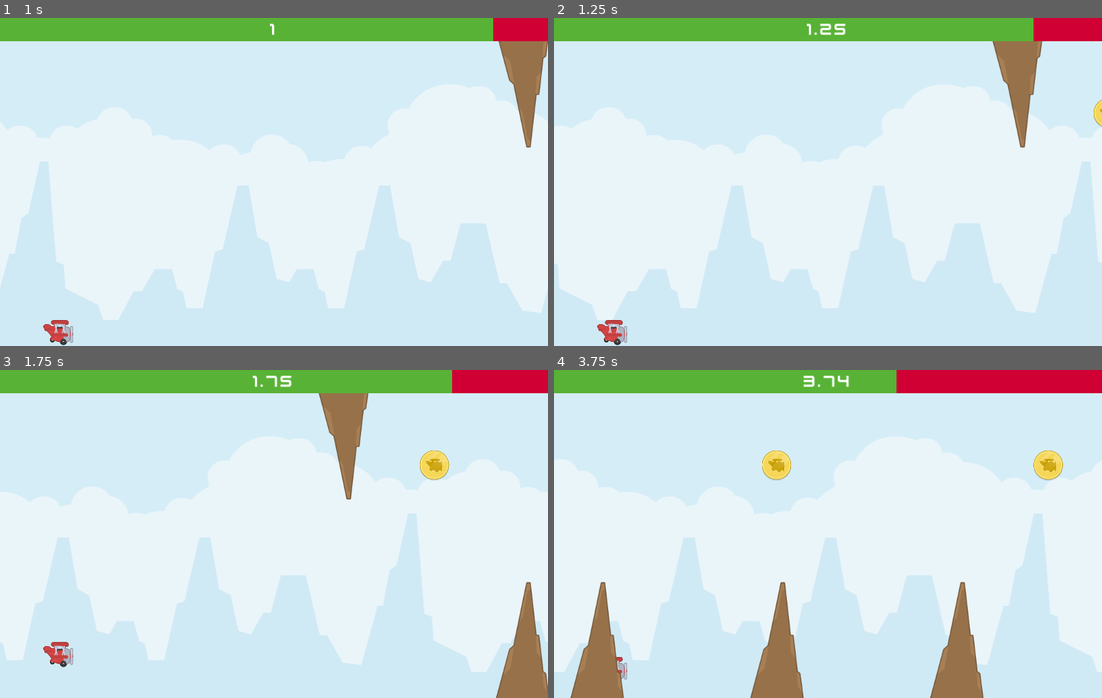
Above: before the commit, frames 1-4 (two rows, left to right).
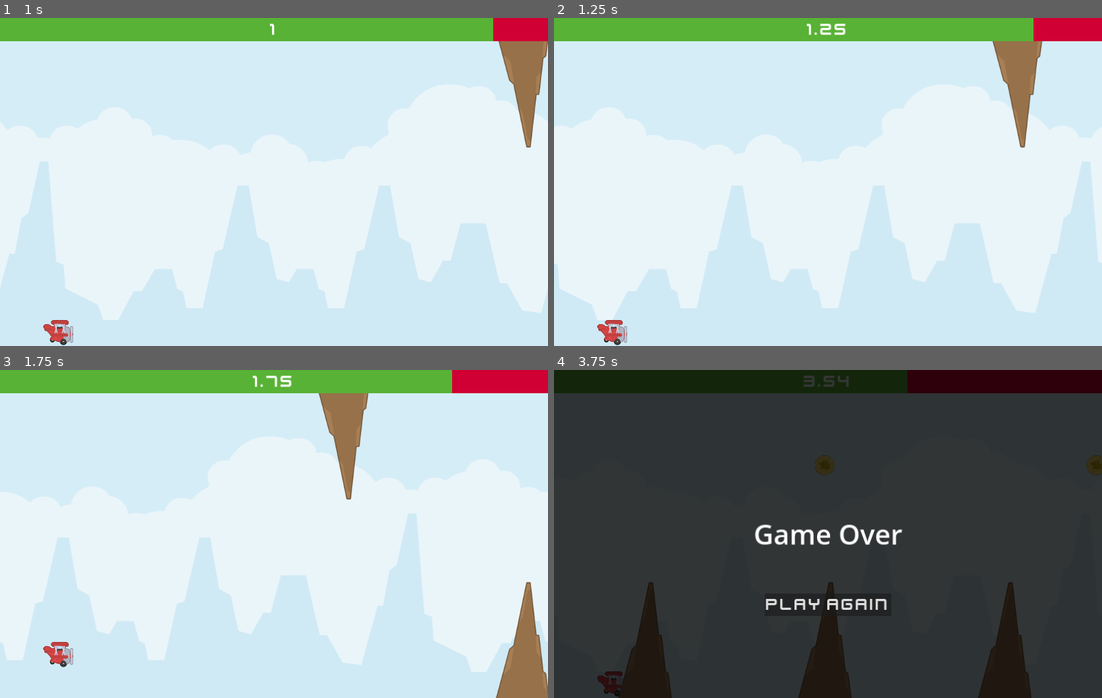
Above: after the commit, the same moments.

Repository: RossbachD/flappy_plane
Game: Godot game, scene res://Main.tscn
The game is run twice, just before and just after one commit, with the same random seed, the same clock (stepped at 60 frames per second) and the same inputs. Before the commit the project has no main scene; this scene is started directly in both runs.
Inputs (mouse positions are in pixels of both pictures, inside the frame that each line leads up to):
- Up to frame 1 (1 s): move the mouse to (394, 165) at 0.52 s; click (394, 165) at 0.6 s
- Up to frame 2 (1.25 s): no input
- Up to frame 3 (1.75 s): move the mouse to (164, 550) at 1.27 s; click (164, 550) at 1.35 s
- Up to frame 4 (3.75 s): move the mouse to (882, 461) at 2.02 s; click (882, 461) at 2.1 s; move the mouse to (800, 599) at 2.77 s; click (800, 599) at 2.85 s; move the mouse to (992, 583) at 3.52 s; click (992, 583) at 3.6 s

Frame 1 is identical in both runs. In frame 2, less than 0.1% of the frame differs, in the area x 98-100%, y 25-34%; in frame 3, 0.4%; in frame 4, 100%, in the area x 0-100%, y 0-100%.

Commit message:
game over logic added

Diff:
--- a/Coin.tscn
+++ b/Coin.tscn
@@ -1,12 +1,27 @@
-[gd_scene load_steps=3 format=3 uid="uid://d0qmk5rn83h58"]
+[gd_scene load_steps=4 format=3 uid="uid://d0qmk5rn83h58"]
 
 [ext_resource type="Texture2D" uid="uid://bunti0tky1it5" path="res://Assets-TappyPlane/Coin.png" id="1_pjvs6"]
+
+[sub_resource type="GDScript" id="GDScript_w0788"]
+script/source = "extends Area2D
+
+
+# Called when the node enters the scene tree for the first time.
+func _ready() -> void:
+	pass # Replace with function body.
+
+
+# Called every frame. 'delta' is the elapsed time since the previous frame.
+func _process(delta: float) -> void:
+	pass
+"
 
 [sub_resource type="CircleShape2D" id="CircleShape2D_p8nf3"]
 radius = 56.3205
 
 [node name="Coin" type="Area2D" groups=["Dynamic_Object"]]
-scale = Vector2(0.75, 0.75)
+scale = Vector2(0.5, 0.5)
+script = SubResource("GDScript_w0788")
 
 [node name="Sprite2D" type="Sprite2D" parent="."]
 texture = ExtResource("1_pjvs6")
--- a/Main.tscn
+++ b/Main.tscn
@@ -8,6 +8,7 @@
 [ext_resource type="Script" path="res://player.gd" id="4_6l3m2"]
 [ext_resource type="FontFile" uid="uid://u2er5rk8jeg" path="res://Assets-TappyPlane/kenvector_future.ttf" id="6_cb86u"]
 [ext_resource type="PackedScene" uid="uid://undxw2slw8k2" path="res://obstacle.tscn" id="7_q38ju"]
+[ext_resource type="Script" path="res://game_over.gd" id="9_ymvu8"]
 
 [sub_resource type="CircleShape2D" id="CircleShape2D_tkkhe"]
 radius = 39.1827
@@ -47,11 +48,13 @@
 position = Vector2(1200, 0)
 texture = ExtResource("1_cl6rx")
 
-[node name="Player" type="RigidBody2D" parent="."]
+[node name="Player" type="RigidBody2D" parent="." groups=["Player"]]
 position = Vector2(171, 480)
 mass = 2.2
 gravity_scale = 1.6
 continuous_cd = 1
+contact_monitor = true
+max_contacts_reported = 2
 script = ExtResource("4_6l3m2")
 
 [node name="Sprite2D" type="Sprite2D" parent="Player"]
@@ -111,5 +114,66 @@
 horizontal_alignment = 1
 vertical_alignment = 1
 
+[node name="Game_Over" type="Control" parent="."]
+visible = false
+layout_mode = 3
+anchors_preset = 15
+anchor_right = 1.0
+anchor_bottom = 1.0
+grow_horizontal = 2
+grow_vertical = 2
+script = ExtResource("9_ymvu8")
+
+[node name="background" type="ColorRect" parent="Game_Over"]
+z_index = 10
+layout_mode = 1
+anchors_preset = 15
+anchor_right = 1.0
+anchor_bottom = 1.0
+grow_horizontal = 2
+grow_vertical = 2
+color = Color(0, 0, 0, 0.784314)
+
+[node name="game_over" type="Label" parent="Game_Over"]
+z_index = 11
+layout_mode = 1
+anchors_preset = 8
+anchor_left = 0.5
+anchor_top = 0.5
+anchor_right = 0.5
+anchor_bottom = 0.5
+offset_left = -217.0
+offset_top = -55.0
+offset_right = 217.0
+offset_bottom = 55.0
+grow_horizontal = 2
+grow_vertical = 2
+theme_override_font_sizes/font_size = 80
+text = "Game Over
+"
+horizontal_alignment = 1
+vertical_alignment = 1
+
+[node name="play_again" type="Button" parent="Game_Over"]
+process_mode = 3
+z_index = 11
+layout_mode = 1
+anchors_preset = 7
+anchor_left = 0.5
+anchor_top = 1.0
+anchor_right = 0.5
+anchor_bottom = 1.0
+offset_left = -185.0
+offset_top = -305.0
+offset_right = 185.0
+offset_bottom = -240.0
+grow_horizontal = 2
+grow_vertical = 0
+theme_override_fonts/font = ExtResource("6_cb86u")
+theme_override_font_sizes/font_size = 50
+text = "Play Again
+"
+
 [connection signal="timeout" from="Spawn_timer" to="." method="_on_spawn_timer_timeout"]
 [connection signal="timeout" from="coin_timer" to="." method="_on_coin_timer_timeout"]
+[connection signal="pressed" from="Game_Over/play_again" to="Game_Over" method="_on_play_again_pressed"]
--- /dev/null
+++ b/game_over.gd
@@ -0,0 +1,8 @@
+extends Control
+
+
+
+func _on_play_again_pressed() -> void:
+	get_tree().paused = false
+	get_tree().reload_current_scene()
+	pass # Replace with function body.
--- a/main.gd
+++ b/main.gd
@@ -11,6 +11,8 @@
 var obstacle_spawn_x : int = 1700
 var coin_spawn_x : int = 1700
 
+var last_obstacle_position : String
+
 
 func _process(_delta: float) -> void:
 	for dynamic_object in get_tree().get_nodes_in_group("Dynamic_Object"):
@@ -19,6 +21,8 @@
 	if player_health > 0:
 		player_health-= _delta * health_decrease_speed
 		$UI/HealthBar.value = player_health
+	else:
+		_game_over()
 
 	score += _delta
 	var formatted_score = str(score)
@@ -28,21 +32,50 @@
 
 
 
+
 func _on_spawn_timer_timeout() -> void:
 	var random : int = randi() % 2
 	var obstacle_instance : Area2D = obstacle.instantiate()
 	add_child(obstacle_instance)
 	obstacle_instance.position.x = obstacle_spawn_x
+	obstacle_instance.body_entered.connect(_on_obstacle_collided)
 	if random == 0:
 		obstacle_instance.position.y = 200
+		last_obstacle_position = "up"
 	elif random == 1:
 		obstacle_instance.position.y = 800
 		obstacle_instance.scale.y *= -1
+		last_obstacle_position = "down"
 
 
 func _on_coin_timer_timeout() -> void:
-	var random : int = randi() % 3
+	var random_posi : int = randi() % 3
+	# check if coin posi and obstacle posi are the same
+	if random_posi == 0 and last_obstacle_position == "up":
+		return
+	if random_posi == 2 and last_obstacle_position == "down":
+		return
+
 	var coin_instance : Area2D = coin.instantiate()
+
 	add_child(coin_instance)
 	coin_instance.position.x = coin_spawn_x
-	coin_instance.position.y = 280 + random * 200
+	coin_instance.position.y = 280 + random_posi * 200
+	coin_instance.body_entered.connect(_on_coin_collided.bind(coin_instance))
+
+func _on_coin_collided(body : Node2D, coin_instance : Area2D) -> void:
+	if body.is_in_group("Player"):
+		player_health +=15
+		coin_instance.queue_free()
+
+		if player_health > 100:
+			player_health= 100
+		pass
+
+func _on_obstacle_collided(body : Node2D) -> void:
+	if body.is_in_group("Player"):
+		_game_over()
+
+func _game_over() -> void:
+	$Game_Over.show()
+	get_tree().paused = true
--- /dev/null
+++ b/menu.gd
@@ -0,0 +1,7 @@
+extends Control
+
+
+
+
+func _on_button_pressed() -> void:
+	get_tree().change_scene_to_file("res://Main.tscn")
--- /dev/null
+++ b/menu.tscn
@@ -0,0 +1,54 @@
+[gd_scene load_steps=3 format=3 uid="uid://bt2mpukd00hxv"]
+
+[ext_resource type="Script" path="res://menu.gd" id="1_6xvgb"]
+[ext_resource type="FontFile" uid="uid://u2er5rk8jeg" path="res://Assets-TappyPlane/kenvector_future.ttf" id="2_jttqv"]
+
+[node name="Menu" type="Control"]
+layout_mode = 3
+anchors_preset = 15
+anchor_right = 1.0
+anchor_bottom = 1.0
+grow_horizontal = 2
+grow_vertical = 2
+script = ExtResource("1_6xvgb")
+
+[node name="Background" type="ColorRect" parent="."]
+layout_mode = 1
+anchors_preset = 15
+anchor_right = 1.0
+anchor_bottom = 1.0
+grow_horizontal = 2
+grow_vertical = 2
+color = Color(0.552941, 0.647059, 0.952941, 1)
+
+[node name="Title" type="Label" parent="."]
+layout_mode = 1
+anchors_preset = 5
+anchor_left = 0.5
+anchor_right = 0.5
+offset_left = -587.5
+offset_right = 587.5
+offset_bottom = 142.0
+grow_horizontal = 2
+theme_override_fonts/font = ExtResource("2_jttqv")
+theme_override_font_sizes/font_size = 125
+text = "Flappy Plane"
+
+[node name="Button" type="Button" parent="."]
+layout_mode = 1
+anchors_preset = 8
+anchor_left = 0.5
+anchor_top = 0.5
+anchor_right = 0.5
+anchor_bottom = 0.5
+offset_left = -4.0
+offset_top = -4.0
+offset_right = 4.0
+offset_bottom = 4.0
+grow_horizontal = 2
+grow_vertical = 2
+theme_override_fonts/font = ExtResource("2_jttqv")
+theme_override_font_sizes/font_size = 60
+text = "Play"
+
+[connection signal="pressed" from="Button" to="." method="_on_button_pressed"]
--- a/project.godot
+++ b/project.godot
@@ -11,6 +11,7 @@
 [application]
 
 config/name="flappy_plane"
+run/main_scene="res://menu.tscn"
 config/features=PackedStringArray("4.3", "Forward Plus")
 config/icon="res://icon.svg"
 
Not shown: 1 places in Main.tscn that only renumber resources
